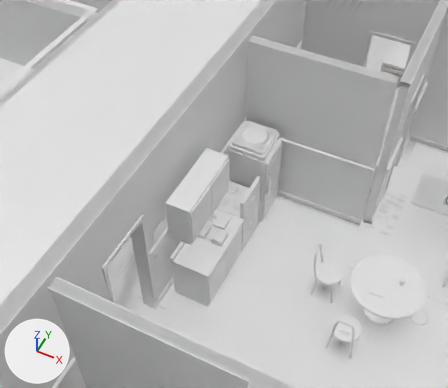
One commit to the glTF model game/assets/building/floor_02.gltf: the scene before it, then after it.
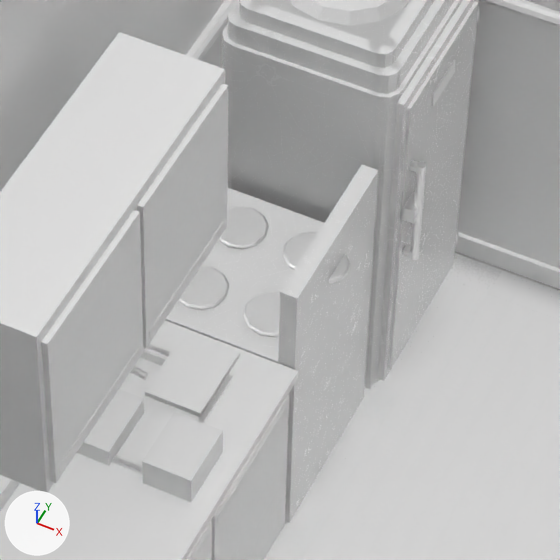
Each version is shown from a 50 mm lens placed at (8.62, -3.3, 11.47), pointed at (5.71, 2.52, 4.18), then close up on the part from 40% to 67% of the width and 36% to 67% of the height. The axes (+X, +Y, +Z) are drawn at lower left. The lights are the same throughout. The last two pictures show the newer version. Objects named as collision shapes, trigger or cutter boxes, shadow casters or lower levels of detail are left out.

The first close-up shows 'F02_floors_floor_oak', 'F02_furnish_appliance', 'F02_furnish_chrome', 'F02_furnish_countertop', 'F02_furnish_enamel', 'F02_furnish_metal', 'F02_furnish_soot', 'F02_furnish_trim', 'F02_furniture_porcelain-col', 'F02_furniture_timber-col', 'F02_trim', 'F02_walls-col' and 1 more.
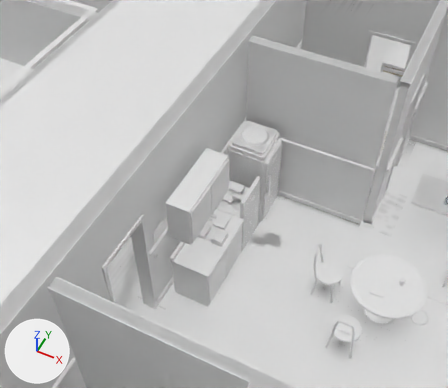
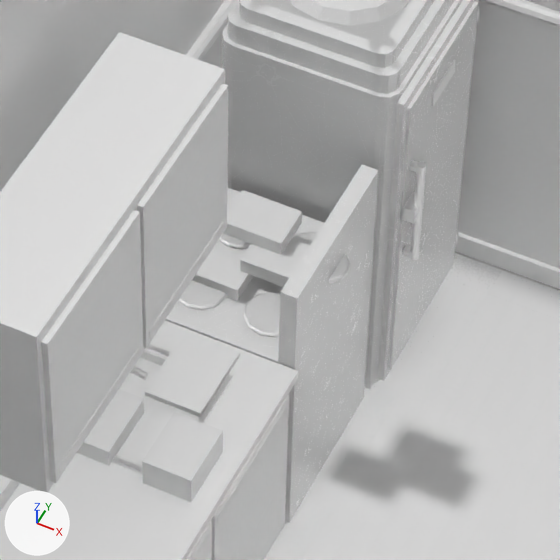
Where the change shows, as pixel boxes (x1, y1, x2, y2) in the close-ups (560 x 560 px):
'F02_furniture_bakelite-col', added: after (192, 190, 310, 301)

What changed in the scene script:
```text
Add me_f02_furniture_bakelite_col:
    me_f02_furniture_bakelite_col.from_pydata(...)  # a box spanning x 5.66..5.88, y 2.44..2.6, z 4.1..4.155; a box spanning x 5.85..6.07, y 2.52..2.68, z 4.155..4.21; a box spanning x 5.74..5.96, y 2.6..2.76, z 4.21..4.265
    me_f02_furniture_bakelite_col.materials.append(mat_m_bakelite)  # its picture is missing
Add ob_f02_furniture_bakelite_col:
    ob_f02_furniture_bakelite_col = bpy.data.objects.new('F02_furniture_bakelite-col', me_f02_furniture_bakelite_col)
    ob_f02_furniture_bakelite_col.location = (0.0, 0.0, 0.0)
```
